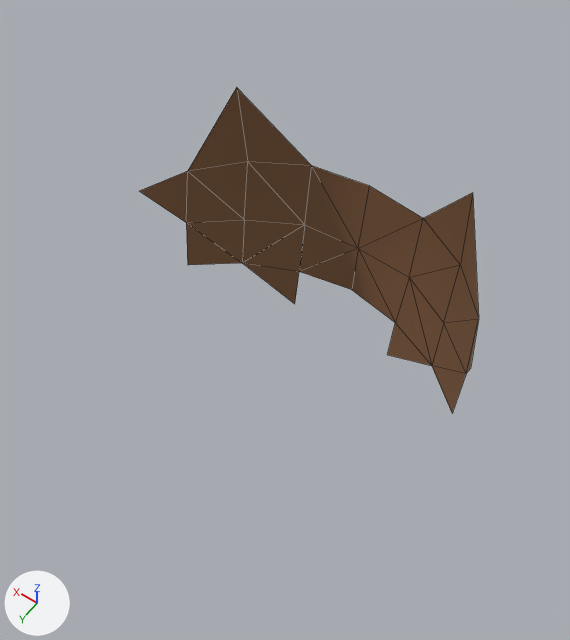
Renders of the glTF model assets/equipment/procedural/leather_belt--worn.glb from each side of a commit.
Rendered twice from a 50 mm camera at (-0.232, 0.296, 1.625) aimed at (-0.005, -0.021, 1.127). The lights are fixed; the arrows at lower left show +X, +Y and +Z. The older version comes first. Mesh edges are drawn as thin lines.

The older version as bpy lines, for what is in view:
```python
me_leather_belt = bpy.data.meshes.new('leather_belt')
me_leather_belt.from_pydata(...)  # 27 vertices, 32 faces; spans x -0.155..0.155, y -0.151..-0.035, z 1.004..1.252
me_leather_belt.materials.append(mat_leather_belt___worn)  # brown #805a3b
ob_leather_belt = bpy.data.objects.new('leather_belt', me_leather_belt)
ob_leather_belt.location = (0.0, 0.0, 0.0)
```
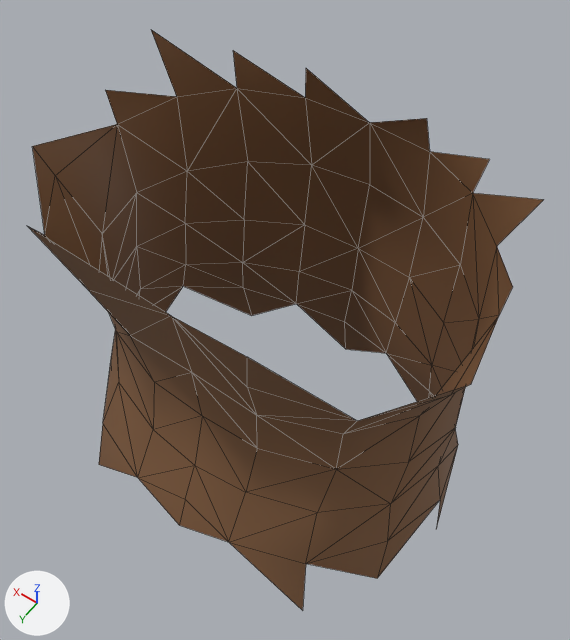
Where the change shows, as pixel boxes (x1, y1, x2, y2) in the pictures (570 x 640 px):
'leather_belt', reshaped (51% wider, 78% taller): before (140, 87, 479, 413); after (29, 30, 543, 611)

What changed in the scene script:
```text
Change me_leather_belt:
    used by ob_leather_belt; location = (0.0, 0.0, 0.0)
    remove me_leather_belt.from_pydata(...)  # 27 vertices, 32 faces; spans x -0.155..0.155, y -0.151..-0.035, z 1.004..1.252
    add me_leather_belt.from_pydata(...)  # 102 vertices, 160 faces; spans x -0.175..0.175, y -0.151..0.125, z 0.951..1.298
    me_leather_belt part 1
    15 vertices are removed from x -0.155..0.155, y -0.151..-0.035, z 1.004..1.252
    22 faces are deleted
    90 vertices are added at x -0.175..0.175, y -0.151..0.125, z 0.951..1.298
    150 new faces join them
```
